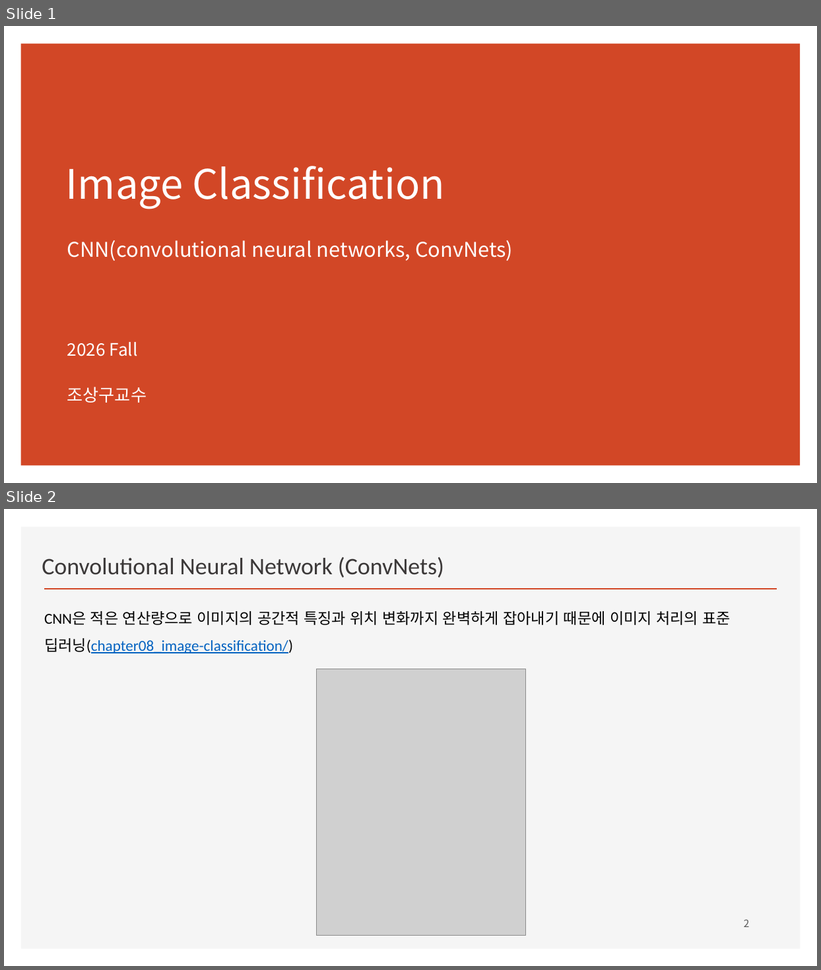
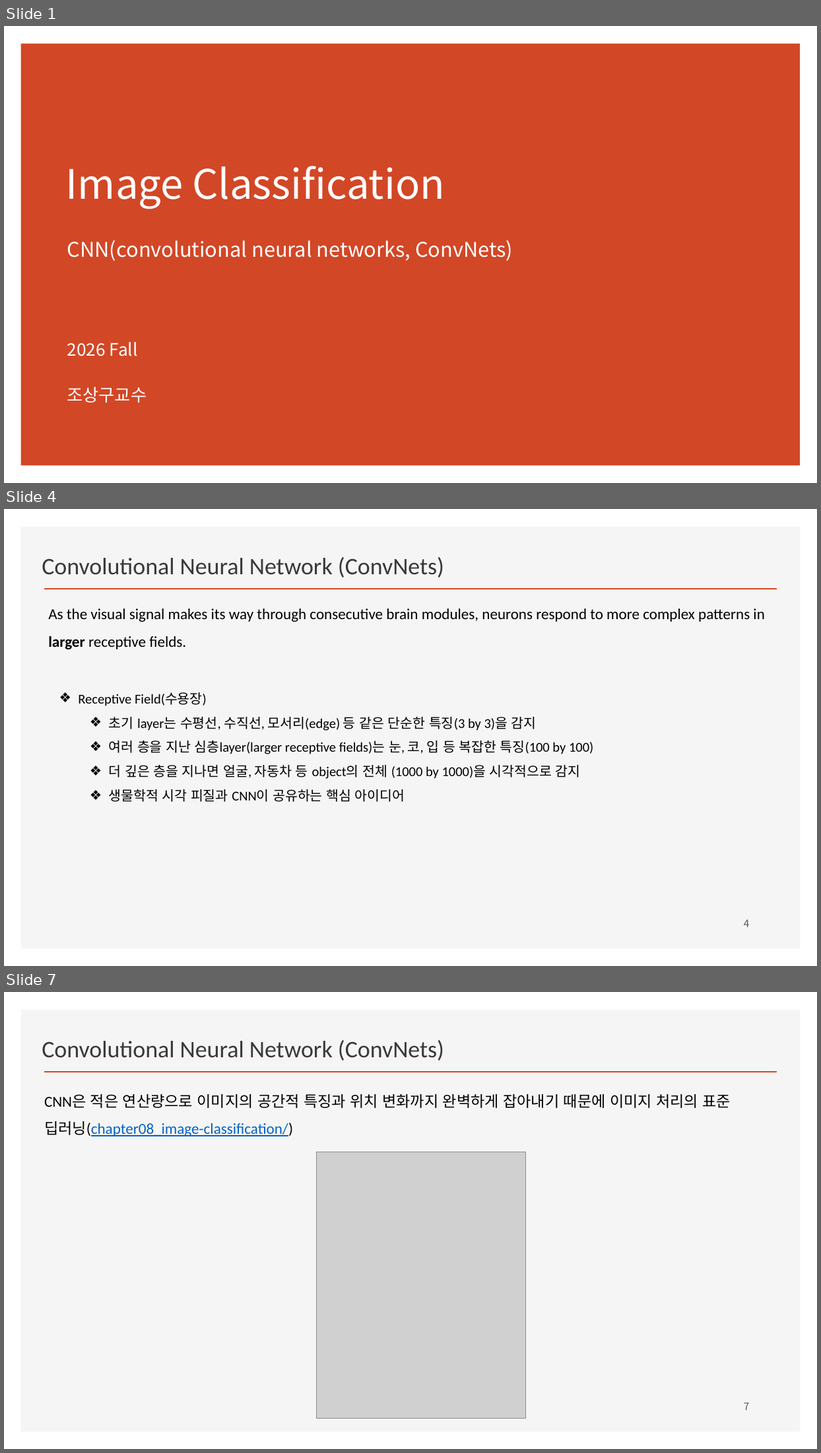
Before and after one commit to ancestor9/2026_Fall_Deep-Learning-with-Python, a slide deck: CNN/CNN.pptx. Shown one above the other, each under a label of ours: slides 1 and 2 before the commit, slides 1, 4 and 7 after it; the slides between them are not shown. The pictures are 821x970 and 821x1453 pixels, drawn with LibreOffice and Linux fonts; fonts in the diff are those of the drawing; grey boxes stand for pictures; background and template pictures are left out. Boxes give left, top, right and bottom in pixels: in the first picture for what was removed or moved away, otherwise in the second. Text is boxed around its words. In the diff, an @@ line names an element or a change of style, - is before the commit and + after.

```diff
--- a/CNN/CNN.pptx
+++ b/CNN/CNN.pptx
@@ slide 4 added at <box>4,509,817,966</box>, background #FFFFFF; not listed: 2 template elements that a slide beside it also shows @@
@@ text added at <box>42,557,444,578</box>, 28 pt, text #3B3838 @@
+Convolutional Neural Network (ConvNets)
@@ text added at <box>48,609,764,650</box>, 18 pt, text #000000 @@
+As the visual signal makes its way through consecutive brain modules, neurons respond to more complex patterns in larger receptive fields.
@@ text added at <box>78,692,593,802</box>, 16 pt, text #000000 @@
+❖ Receptive Field(수용장)
+  ❖ 초기 layer는 수평선, 수직선, 모서리(edge) 등 같은 단순한 특징(3 by 3)을 감지
+  ❖ 여러 층을 지난 심층layer(larger receptive fields)는 눈, 코, 입 등 복잡한 특징(100 by 100)
+  ❖ 더 깊은 층을 지나면 얼굴, 자동차 등 object의 전체 (1000 by 1000)을 시각적으로 감지
+  ❖ 생물학적 시각 피질과 CNN이 공유하는 핵심 아이디어
@@ page number added at <box>744,920,750,927</box>, 12 pt, text #595959 @@
+4
@@ what was slide 2 is now slide 7 @@
@@ page number at <box>744,1403,750,1410</box>: text changed @@
-2
+7
```
Also in this commit, not shown: 4 other slides added.
